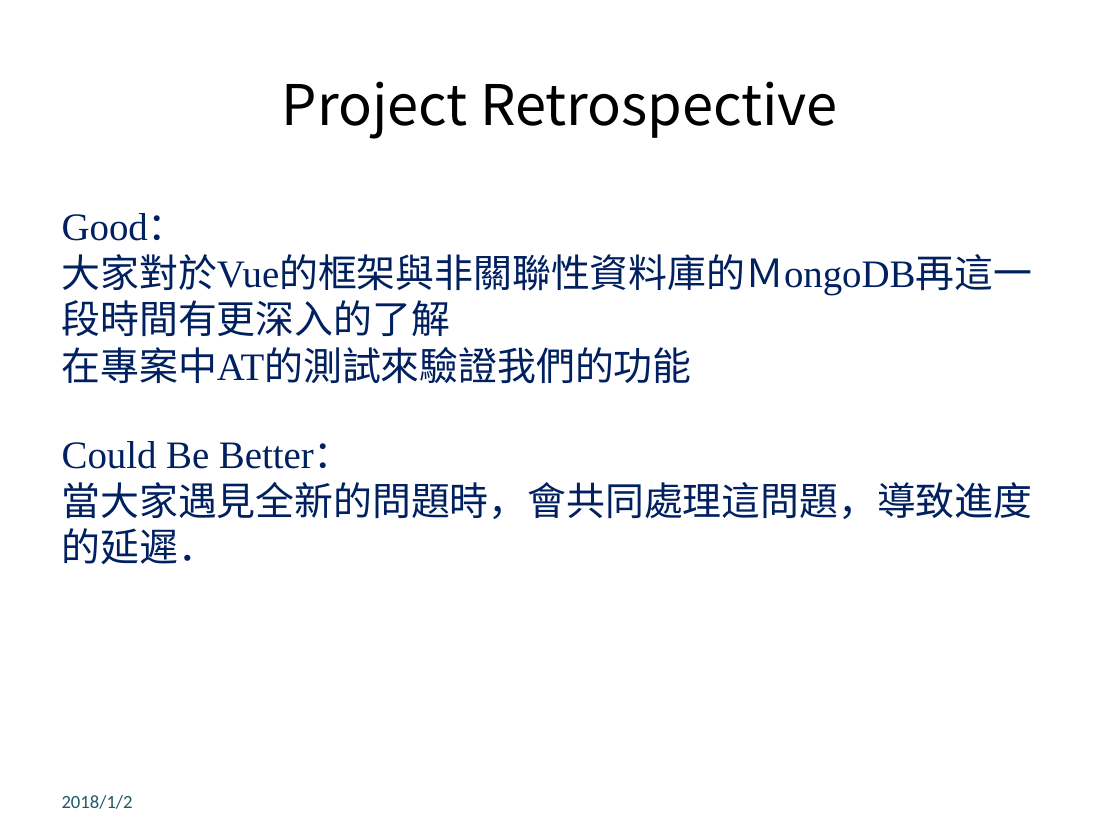
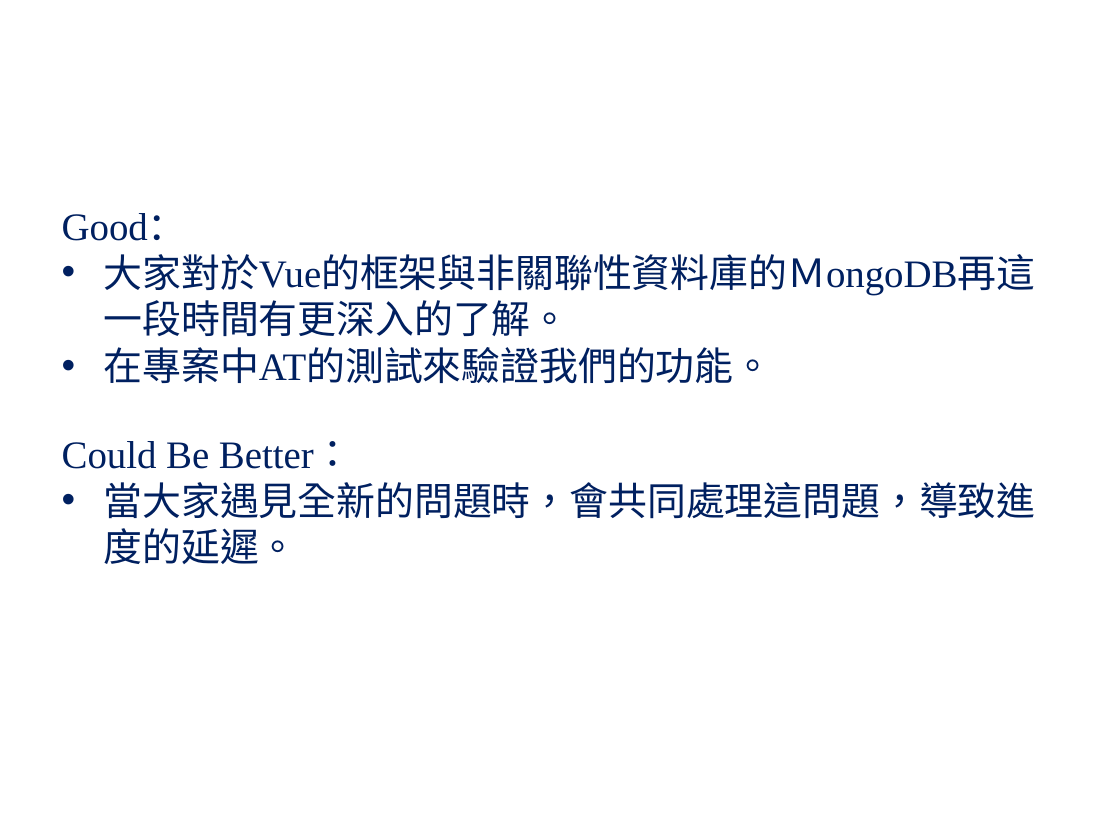
Before and after one commit to disc9562/SE_PASS, a slide deck: slide 12 of edit/Team3-New.pptx (slide 17 before the commit). Drawn at 1120x840 pixels with LibreOffice and Linux fonts; fonts in the diff are those of the drawing; background and template pictures are left out. Boxes give left, top, right and bottom in pixels: in the first picture for what was removed or moved away, otherwise in the second. Text is boxed around its words. In the diff, an @@ line names an element or a change of style, - is before the commit and + after.

```diff
--- a/edit/Team3-New.pptx
+++ b/edit/Team3-New.pptx
@@ text "Project Retrospective" at [56, 34, 1064, 174]: font Noto Sans CJK SC to Times New Roman, text colour #000000 to #FFFFFF @@
@@ text at [104, 254, 1036, 383]: text changed @@
-大家對於Vue的框架與非關聯性資料庫的ＭongoDB再這一段時間有更深入的了解
-在專案中AT的測試來驗證我們的功能
+• 大家對於Vue的框架與非關聯性資料庫的ＭongoDB再這一段時間有更深入的了解。
+• 在專案中AT的測試來驗證我們的功能。
@@ text at [104, 482, 1036, 564]: text changed @@
-當大家遇見全新的問題時，會共同處理這問題，導致進度的延遲．
+• 當大家遇見全新的問題時，會共同處理這問題，導致進度的延遲。
@@ text removed at [62, 795, 133, 809] @@
-2018/1/2
```
Also in this commit, not shown: 11 other slides changed, 1 slide added, 6 slides removed, 2 other files.
